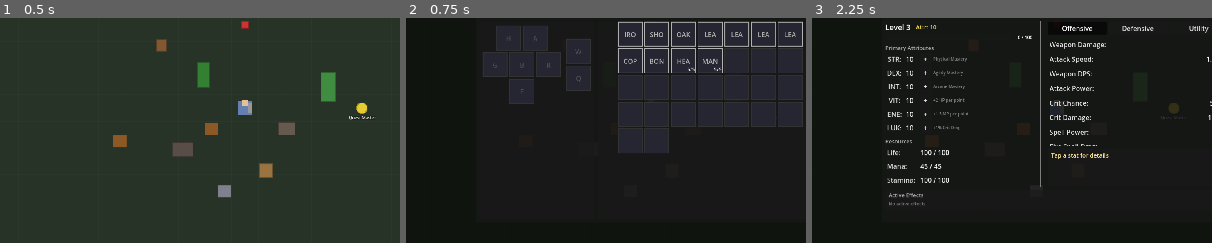
Above: before the commit, frames 1-3 (left to right).
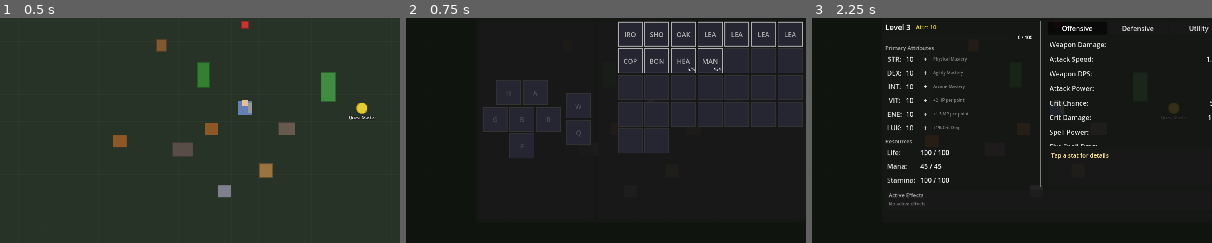
Above: after the commit, the same moments.

Repository: MatousHruska/MobileTestia
Game: Godot game, scene res://scenes/world/test_zone.tscn
Same seed, same stepped clock (60 frames per second), same inputs: the game is played once before the commit and once after it.
Inputs:
- Up to frame 1 (0.5 s): no input
- Up to frame 2 (0.75 s): click "☰" at 0.5 s
- Up to frame 3 (2.25 s): click "Inventory" at 1.25 s; click "Stats (+10)" at 2 s
The pictures show only the part of the screen within x 19-69%, y 30-80%; the shares and areas given below are measured in that part.

Frame 1 is identical in both runs. In frame 2, 9.7% of the frame differs, in the area x 19-47%, y 3-63%; in frame 3, nothing differs.

Commit message:
Center equipment slots horizontally and vertically
Replace VBoxContainer with CenterContainer for proper centering.

Diff:
--- a/scripts/ui/inventory/inventory_panel.gd
+++ b/scripts/ui/inventory/inventory_panel.gd
@@ -43,7 +43,6 @@
 const MARGIN_SIDE_PCT := 0.02      # 2% side margins
 const MARGIN_TOP_PCT := 0.02      # 2% top margin
 const MARGIN_BOTTOM_PCT := 0.03   # 3% bottom margin
-const HEADER_GAP_PCT := 0.04      # 4% gap after header
 
 ## Slot sizing (responsive)
 const SLOT_SIZE_SMALL := 44.0   # For screens < 500px height
@@ -55,7 +54,6 @@
 var backpack_container: GridContainer
 var item_popup: Control  # ItemDetailPopup instance
 var equip_margin: MarginContainer
-var equip_vbox: VBoxContainer
 var backpack_margin: MarginContainer
 var backpack_vbox: VBoxContainer
 
@@ -113,18 +111,21 @@
 	equip_margin.name = "EquipmentMargin"
 	equip_panel.add_child(equip_margin)
 
-	equip_vbox = VBoxContainer.new()
-	equip_vbox.name = "EquipmentVBox"
-	equip_margin.add_child(equip_vbox)
+	# Center container for both horizontal and vertical centering
+	var equip_center := CenterContainer.new()
+	equip_center.name = "EquipmentCenter"
+	equip_center.size_flags_horizontal = SIZE_EXPAND_FILL
+	equip_center.size_flags_vertical = SIZE_EXPAND_FILL
+	equip_margin.add_child(equip_center)
 
 	# Update margins when panel resizes
-	equip_panel.resized.connect(_on_panel_resized.bind(equip_panel, equip_margin, equip_vbox, false))
+	equip_panel.resized.connect(_on_panel_resized.bind(equip_panel, equip_margin, equip_center, false))
 
 	# Two-column layout: Armor | Combat
 	var columns_hbox := HBoxContainer.new()
 	columns_hbox.name = "EquipmentColumns"
 	columns_hbox.add_theme_constant_override("separation", 12)
-	equip_vbox.add_child(columns_hbox)
+	equip_center.add_child(columns_hbox)
 
 	# Column 1: Armor slots
 	var armor_column := VBoxContainer.new()
@@ -230,7 +231,7 @@
 		backpack_container.columns = columns
 
 
-func _on_panel_resized(panel: PanelContainer, margin_container: MarginContainer, vbox: VBoxContainer, is_backpack: bool) -> void:
+func _on_panel_resized(panel: PanelContainer, margin_container: MarginContainer, content: Control, is_backpack: bool) -> void:
 	var panel_width := panel.size.x
 	var panel_height := panel.size.y
 
@@ -240,22 +241,18 @@
 		margin_container.add_theme_constant_override("margin_right", 0)
 		margin_container.add_theme_constant_override("margin_top", 0)
 		margin_container.add_theme_constant_override("margin_bottom", 0)
-		vbox.add_theme_constant_override("separation", 0)
+		content.add_theme_constant_override("separation", 0)
 	else:
 		# Calculate proportional margins for equipment (minimum 8px for readability)
 		var side_margin := maxi(8, int(panel_width * MARGIN_SIDE_PCT))
 		var top_margin := maxi(6, int(panel_height * MARGIN_TOP_PCT))
 		var bottom_margin := maxi(8, int(panel_height * MARGIN_BOTTOM_PCT))
-		var header_gap := maxi(12, int(panel_height * HEADER_GAP_PCT))
 
 		# Apply margins
 		margin_container.add_theme_constant_override("margin_left", side_margin)
 		margin_container.add_theme_constant_override("margin_right", side_margin)
 		margin_container.add_theme_constant_override("margin_top", top_margin)
 		margin_container.add_theme_constant_override("margin_bottom", bottom_margin)
-
-		# Apply header gap
-		vbox.add_theme_constant_override("separation", header_gap)
 
 
 func _build_item_popup() -> void:
